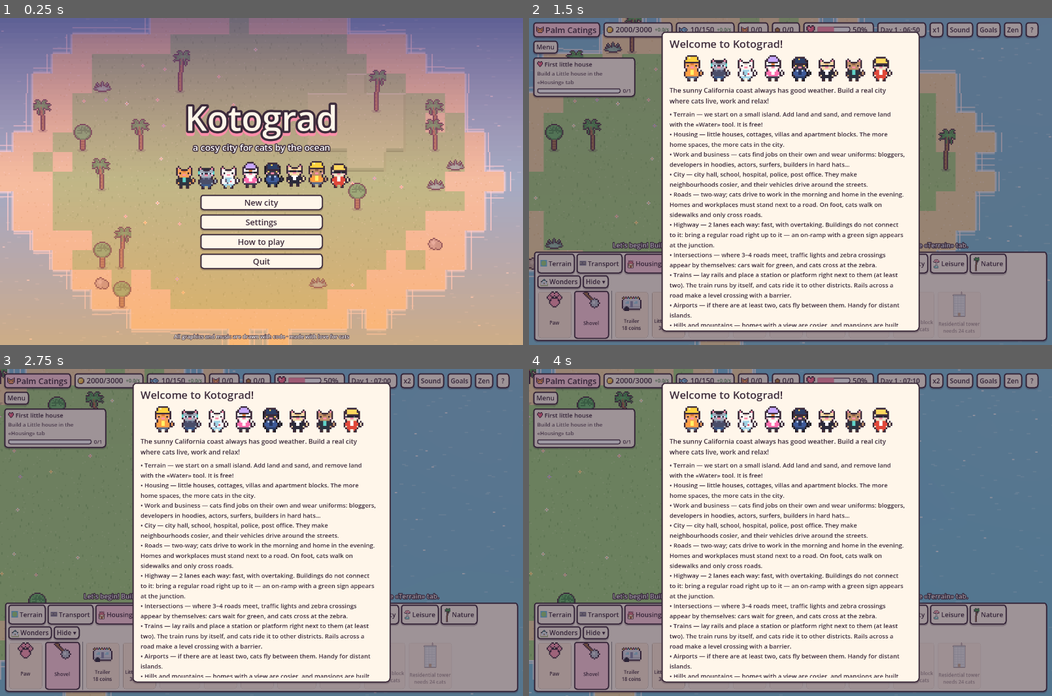
Above: before the commit, frames 1-4 (two rows, left to right).
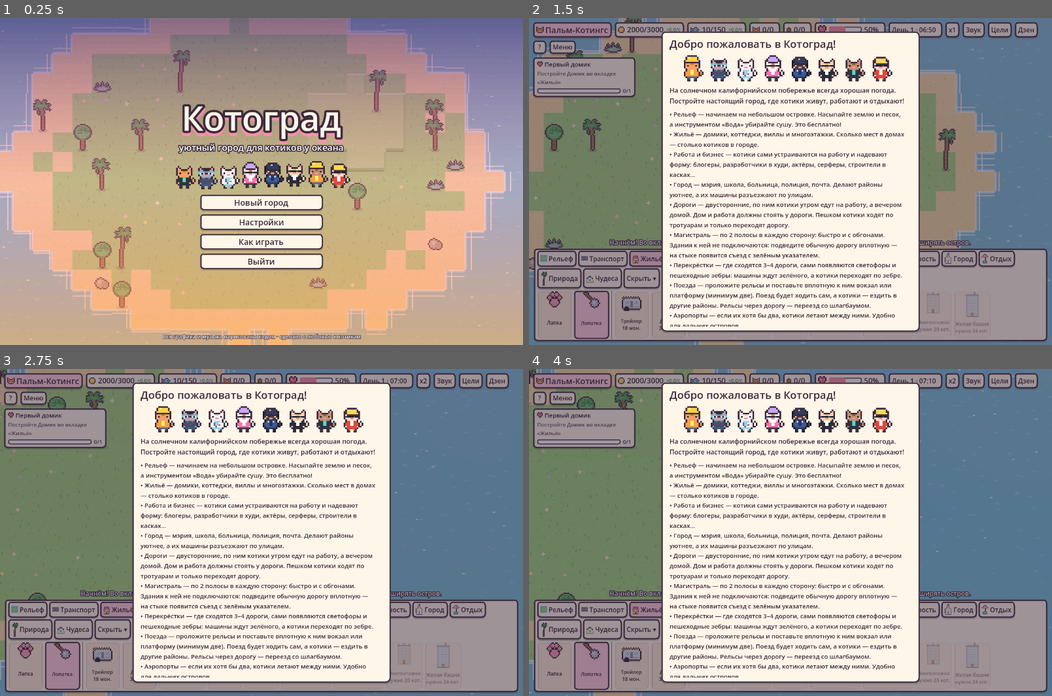
Above: after the commit, the same moments.

Repository: VanGoGit/kotograd
Game: Godot game, scene res://scenes/main.tscn
The game is run twice, just before and just after one commit, with the same random seed, the same clock (stepped at 60 frames per second) and the same inputs.
Inputs (mouse positions are in pixels of both pictures, inside the frame that each line leads up to):
- Up to frame 1 (0.25 s): no input
- Up to frame 2 (1.5 s): click "New city" (after the commit: "Новый город") at 0.5 s; tap Enter at 1.25 s; move the mouse to (905, 165) at 1.27 s; hold D from 1.28 s (still down); tap B at 1.35 s; click (905, 165) at 1.42 s
- Up to frame 3 (2.75 s): tap Space at 1.52 s; release D at 2 s; drag from (156, 548) to (235, 597) at 2.02 s
- Up to frame 4 (4 s): click "x2" at 2.75 s; click "Sound" (after the commit: "Звук") at 3.5 s

The runs differ from the first frame. In frame 1, 3.2% of the frame differs, in the area x 31-69%, y 25-99%; in frame 2, 14%; in frame 3, 14%, in the area x 0-100%, y 1-97%; in frame 4, 14%.

Commit message:
Исправлено переключение языка, чёткий мягкий шрифт
- запасной язык — русский: выбор «Русский» снова работает
- «готово» в списке целей переводится вместе с наградой
- шрифт Avenir Next (в браузере — встроенный), буквы растеризуются
  под масштаб интерфейса и остаются чёткими при 175–200%

Co-Authored-By: Claude Opus 5.5 <noreply@anthropic.com>

Diff:
--- a/project.godot
+++ b/project.godot
@@ -14,11 +14,11 @@
 config/description="Уютный пиксельный градостроитель, где живут котики."
 run/main_scene="res://scenes/main.tscn"
 config/features=PackedStringArray("4.7")
+boot_splash/bg_color=Color(0.96, 0.6, 0.58, 1)
+boot_splash/stretch_mode=0
+boot_splash/use_filter=false
+boot_splash/image="res://splash.png"
 config/icon="res://icon.svg"
-boot_splash/bg_color=Color(0.96, 0.6, 0.58, 1)
-boot_splash/image="res://splash.png"
-boot_splash/fullsize=false
-boot_splash/use_filter=false
 
 [display]
 
@@ -26,6 +26,10 @@
 window/size/viewport_height=800
 window/stretch/aspect="expand"
 
+[internationalization]
+
+locale/fallback="ru"
+
 [rendering]
 
 textures/canvas_textures/default_texture_filter=0
--- a/scripts/i18n.gd
+++ b/scripts/i18n.gd
@@ -14,6 +14,8 @@
 
 
 static func set_lang(code: String) -> void:
+	# русские строки — это ключи, поэтому запасной язык — русский (иначе Godot подставит английский)
+	ProjectSettings.set_setting("internationalization/locale/fallback", "ru")
 	if not _ready:
 		_ready = true
 		var t := Translation.new()
--- a/scripts/ui.gd
+++ b/scripts/ui.gd
@@ -56,6 +56,7 @@
 var opt_scale: OptionButton
 var chk_full: CheckButton
 var title
+var ui_font: SystemFont
 var top_bar: HFlowContainer
 var bottom_box: VBoxContainer
 var lbl_brand: Label
@@ -144,6 +145,13 @@
 func _make_theme() -> Theme:
 	var t := Theme.new()
 	t.default_font_size = 16
+	# мягкий округлый шрифт; в браузере системных шрифтов нет — там встроенный
+	ui_font = SystemFont.new()
+	ui_font.font_names = PackedStringArray(["Avenir Next", "Nunito", "Segoe UI", "Helvetica Neue"])
+	ui_font.font_weight = 600
+	ui_font.hinting = TextServer.HINTING_LIGHT
+	ui_font.fallbacks = [ThemeDB.fallback_font]
+	t.default_font = ui_font
 	t.set_stylebox("panel", "PanelContainer", _sb(PAPER))
 	t.set_stylebox("normal", "Button", _sb(PAPER, INK, 3, 8, 8.0))
 	t.set_stylebox("hover", "Button", _sb(Color.WHITE, INK, 3, 8, 8.0))
@@ -1110,6 +1118,9 @@
 
 func _apply_ui_scale() -> void:
 	scale = Vector2(ui_scale, ui_scale)
+	# буквы растеризуем сразу в нужном размере — иначе при масштабе 175–200% они мутные
+	ui_font.oversampling = ui_scale
+	ThemeDB.fallback_font.oversampling = ui_scale
 	_fit_root()
 
 
@@ -1486,7 +1497,7 @@
 	var r := Label.new()
 	r.add_theme_font_size_override("font_size", 13)
 	if done:
-		r.text = "готово"
+		r.text = tr("готово")
 	else:
 		r.text = "%d/%d" % [world.goals.progress(g, m), g.n]
 	if g.has("r"):
